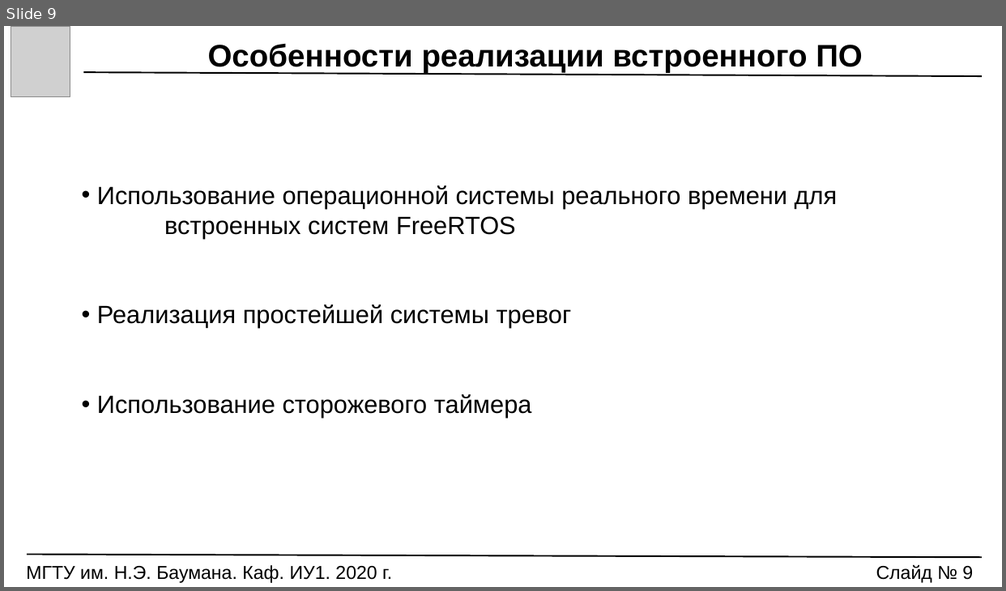
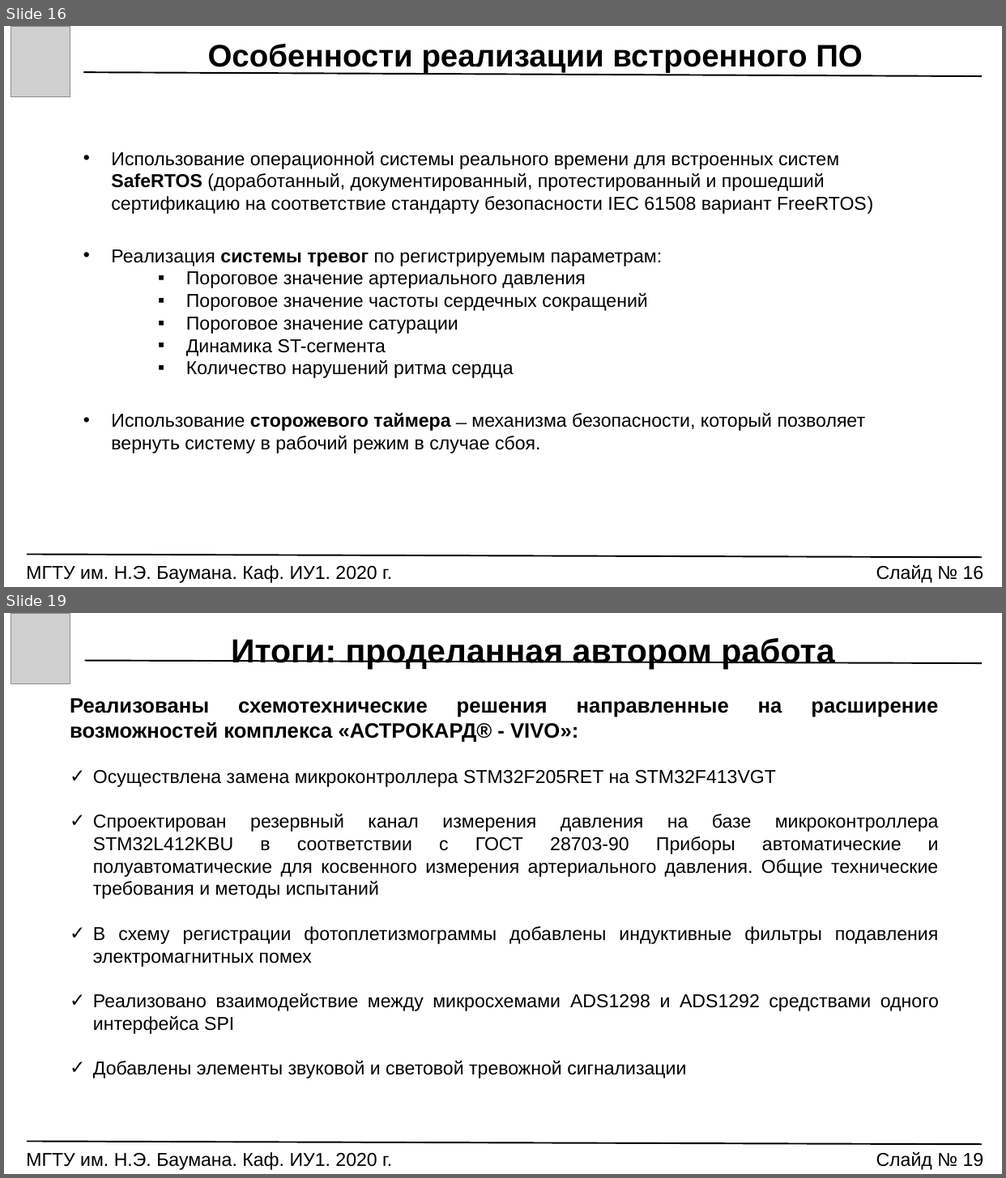
Before and after one commit to Markus85666/Graduation-Qualification-Work, a slide deck: РЕЧЬ_ПРЕЗЕНТАЦИЯ/VKR_Prezentatsia.pptx. Shown one above the other, each under a label of ours: slide 9 before the commit, slides 16 and 19 after it; the slides between them are not shown. The pictures are 1006x591 and 1006x1178 pixels, drawn with LibreOffice and Linux fonts; fonts in the diff are those of the drawing; grey boxes stand for pictures. Boxes give left, top, right and bottom in pixels: in the first picture for what was removed or moved away, otherwise in the second. Text is boxed around its words. In the diff, an @@ line names an element or a change of style, - is before the commit and + after.

```diff
--- a/РЕЧЬ_ПРЕЗЕНТАЦИЯ/VKR_Prezentatsia.pptx
+++ b/РЕЧЬ_ПРЕЗЕНТАЦИЯ/VKR_Prezentatsia.pptx
@@ slide 19 added at box(4, 613, 1002, 1174), background #FFFFFF @@
@@ picture added at box(10, 613, 70, 683) @@
@@ line added from (85, 660) to (982, 663), #000000 1.5 pt @@
@@ text added at box(231, 638, 834, 669), 32 pt, text #000000, bold @@
+Итоги: проделанная автором работа
@@ text added at box(70, 698, 939, 1079), 18 pt, text #000000 @@
+Реализованы схемотехнические решения направленные на расширение возможностей комплекса «АСТРОКАРД® - VIVO»:
+✓ Осуществлена замена микроконтроллера STM32F205RET на STM32F413VGT
+✓ Спроектирован резервный канал измерения давления на базе микроконтроллера STM32L412KBU в соответствии с ГОСТ 28703-90 Приборы автоматические и полуавтоматические для косвенного измерения артериального давления. Общие технические требования и методы испытаний
+✓ В схему регистрации фотоплетизмограммы добавлены индуктивные фильтры подавления электромагнитных помех
+✓ Реализовано взаимодействие между микросхемами ADS1298 и ADS1292 средствами одного интерфейса SPI
+✓ Добавлены элементы звуковой и световой тревожной сигнализации
@@ line added from (27, 1142) to (982, 1144), #000000 1.5 pt @@
@@ text added at box(26, 1152, 392, 1170), 18 pt, text #000000 @@
+МГТУ им. Н.Э. Баумана. Каф. ИУ1. 2020 г.
@@ text added at box(876, 1152, 984, 1170), 18 pt, text #000000 @@
+Слайд № 19
@@ what was slide 9 is now slide 16 @@
@@ slide 16 changed as well @@
@@ text at box(111, 152, 873, 454): text changed; size 24 to 18 pt @@
-• Использование операционной системы реального времени для встроенных систем FreeRTOS
-• Реализация простейшей системы тревог
-• Использование сторожевого таймера
+• Использование операционной системы реального времени для встроенных систем SafeRTOS (доработанный, документированный, протестированный и прошедший сертификацию на соответствие стандарту безопасности IEC 61508 вариант FreeRTOS)
+• Реализация системы тревог по регистрируемым параметрам:
+    ▪ Пороговое значение артериального давления
+    ▪ Пороговое значение частоты сердечных сокращений
+    ▪ Пороговое значение сатурации
+    ▪ Динамика ST-сегмента
+    ▪ Количество нарушений ритма сердца
+• Использование сторожевого таймера ̶ механизма безопасности, который позволяет вернуть систему в рабочий режим в случае сбоя.
@@ text at box(876, 565, 984, 583): text changed @@
-Слайд № 9
+Слайд № 16
```
Also in this commit, not shown: 12 other slides changed, 8 other slides added, 16 other files.
